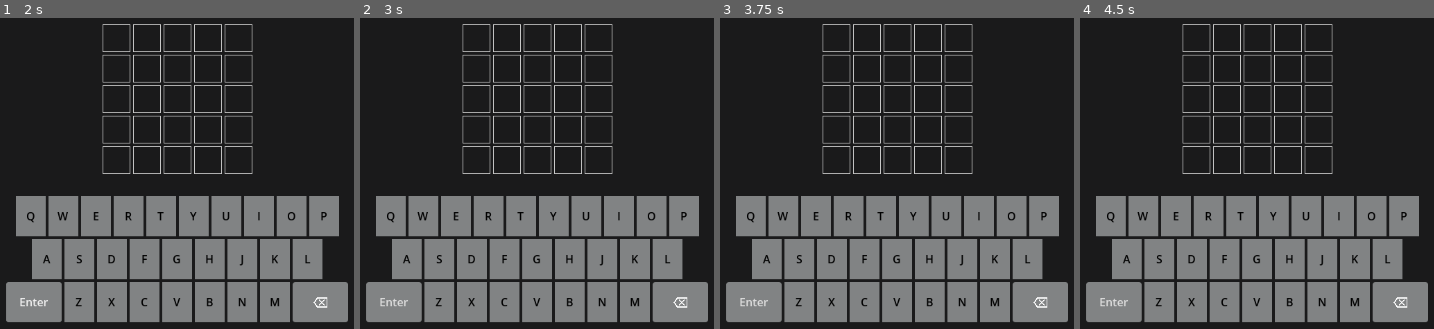
Above: before the commit, frames 1-4 (left to right).
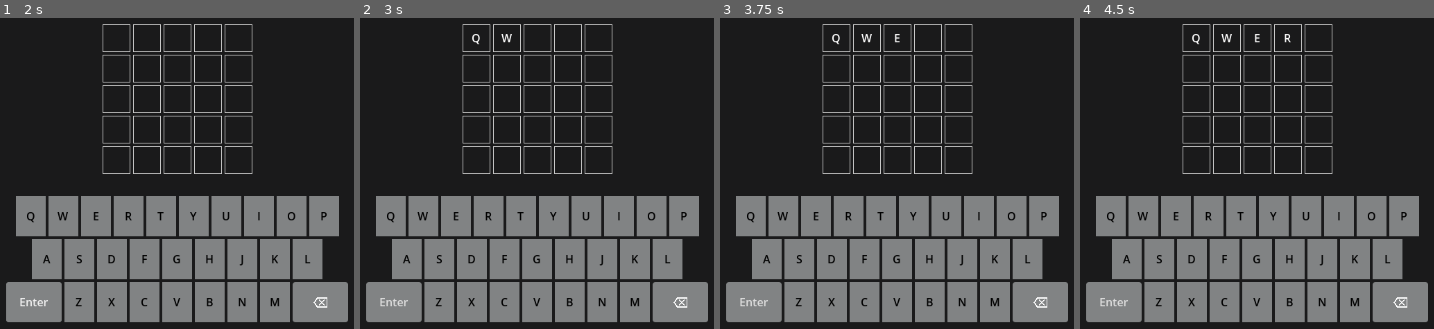
Above: after the commit, the same moments.

Repository: lcrol77/wordle
Game: Godot game, scene res://main.tscn
Same seed, same stepped clock (60 frames per second), same inputs: the game is played once before the commit and once after it.
Inputs:
- Up to frame 1 (2 s): click "Enter" at 0.5 s; click "Enter" at 1.25 s
- Up to frame 2 (3 s): click "Q" at 2 s; click "W" at 2.75 s
- Up to frame 3 (3.75 s): click "E" at 3.5 s
- Up to frame 4 (4.5 s): click "R" at 4.25 s

Frame 1 is identical in both runs. In frame 2, 0.1% of the frame differs, in the area x 31-43%, y 5-9%; in frame 3, 0.1%; in frame 4, 0.2%, in the area x 31-60%, y 5-9%.

Commit message:
setting letters in first row

Diff:
--- a/main.tscn
+++ b/main.tscn
@@ -43,9 +43,11 @@
 layout_mode = 2
 
 [node name="Keyboard" parent="MarginContainer/VBoxContainer" instance=ExtResource("2_3nj1q")]
+unique_name_in_owner = true
 layout_mode = 2
 
 [node name="WordPool" type="Node" parent="."]
+unique_name_in_owner = true
 script = ExtResource("2_7egq5")
 
 [connection signal="backspace_pressed" from="MarginContainer/VBoxContainer/Keyboard" to="MarginContainer/VBoxContainer/CenterContainer/Rows" method="_on_keyboard_backspace_pressed"]
--- a/scripts/rows_controller.gd
+++ b/scripts/rows_controller.gd
@@ -1,11 +1,29 @@
 extends VBoxContainer
 class_name RowsController
 
+@onready var word_pool: WordPool = %WordPool
+@onready var keyboard: Keyboard = %Keyboard
+@onready var rows: Array[HBoxContainer] = [
+	$Row1, $Row2, $Row3, $Row4, $Row5
+]
+var word_to_guess := ""
+
+var active_row_index = 0
+var active_letter_index = -1
+var is_row_filled = false
+var letters
+var letter_tiles
+
 func _ready() -> void:
 	SignalBus.connect('letter_pressed', on_letter_pressed)
+	word_to_guess = word_pool.get_random_word()
 
 func on_letter_pressed(letter) -> void:
-	print(letter)
+	if active_letter_index < 4:
+		active_letter_index += 1
+	if active_letter_index <= 4:
+		rows[active_row_index].get_child(active_letter_index).letter = letter
+
 
 func _on_keyboard_backspace_pressed() -> void:
 	print("Back")
